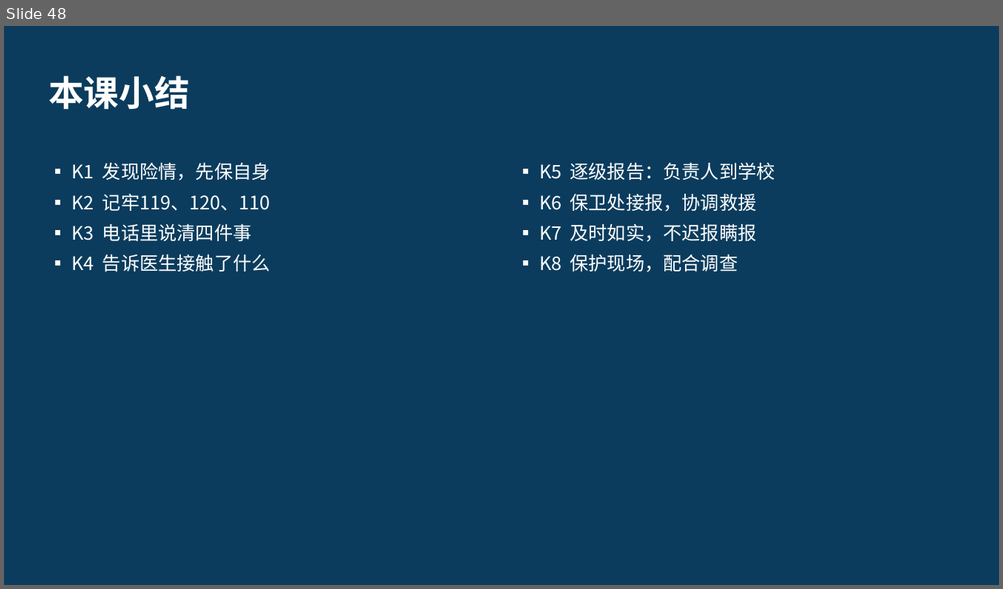
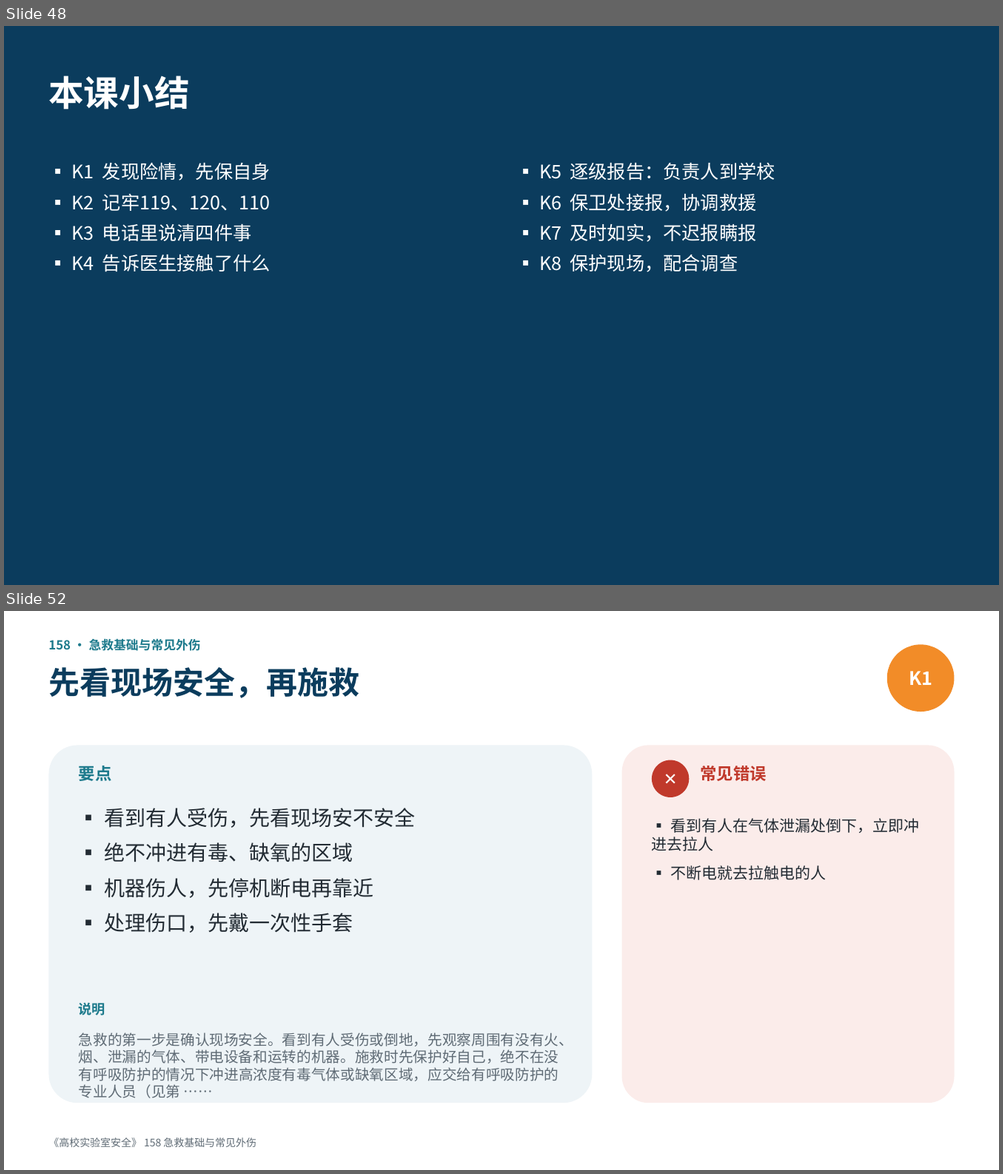
Before and after one commit to hanrongwx-max/videoyoutubo, a slide deck: course/高校实验室安全/课件/第14章_应急处置与事故调查.pptx. Shown one above the other, each under a label of ours: slide 48 before the commit, slides 48 and 52 after it; the slides between them are not shown. The pictures are 1003x589 and 1003x1174 pixels, drawn with LibreOffice and Linux fonts; fonts in the diff are those of the drawing. Boxes give left, top, right and bottom in pixels: in the first picture for what was removed or moved away, otherwise in the second. Text is boxed around its words. In the diff, an @@ line names an element or a change of style, - is before the commit and + after.

```diff
--- a/course/高校实验室安全/课件/第14章_应急处置与事故调查.pptx
+++ b/course/高校实验室安全/课件/第14章_应急处置与事故调查.pptx
@@ slide 52 added at [4, 611, 999, 1170], background #FFFFFF @@
@@ text added at [48, 638, 201, 651], 12 pt, text #1D7A8C, bold @@
+158 · 急救基础与常见外伤
@@ ellipse added at [887, 644, 954, 712], fill #F28C28, 18 pt, text #FFFFFF, bold @@
+K1
@@ text added at [48, 667, 359, 698], 30 pt, text #0B3C5D, bold @@
+先看现场安全，再施救
@@ rounded rectangle added at [48, 745, 592, 1103], fill #EEF4F7 @@
@@ text added at [79, 766, 112, 781], 16 pt, text #1D7A8C, bold @@
+要点
@@ rounded rectangle added at [622, 745, 954, 1103], fill #FBECEA @@
@@ ellipse added at [652, 760, 689, 797], fill #C0392B, 16 pt, text #FFFFFF, bold @@
+✕
@@ text added at [700, 766, 765, 781], 16 pt, text #C0392B, bold @@
+常见错误
@@ text added at [104, 808, 415, 933], 20 pt, text #222B33 @@
+▪ 看到有人受伤，先看现场安不安全
+▪ 绝不冲进有毒、缺氧的区域
+▪ 机器伤人，先停机断电再靠近
+▪ 处理伤口，先戴一次性手套
@@ text added at [652, 818, 919, 880], 15 pt, text #222B33 @@
+▪ 看到有人在气体泄漏处倒下，立即冲进去拉人
+▪ 不断电就去拉触电的人
@@ text added at [79, 1003, 105, 1016], 13 pt, text #1D7A8C, bold @@
+说明
@@ text added at [79, 1033, 573, 1082], 14 pt, text #5F6B75 @@
+急救的第一步是确认现场安全。看到有人受伤或倒地，先观察周围有没有火、烟、泄漏的气体、带电设备和运转的机器。施救时先保护好自己，绝不在没有呼吸防护的情况下冲进高浓度有毒气体或缺氧区域，应交给有呼吸防护的专业人员（见第 ……
@@ text added at [48, 1138, 256, 1147], 10 pt, text #5F6B75 @@
+《高校实验室安全》 158 急救基础与常见外伤
```
Also in this commit, not shown: 20 other slides added, 2 other files.
